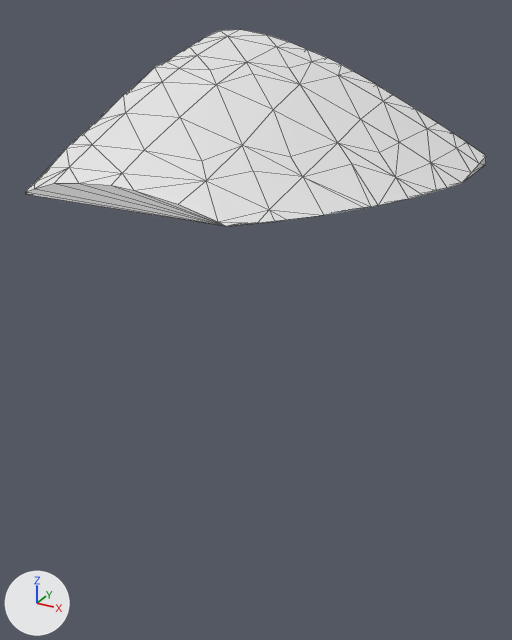
The glTF model assets/terrain/surface_pieces/surf_2_22.glb as it was, and as the next commit left it.
The view is the same before and after, from a camera (50 mm lens) standing at (-92.7, -11.81, -27.7) and looking at (-97.61, -2.88, -32.16). Lighting does not change. The marker at lower left points along +X, +Y and +Z. The first picture is the older version. Mesh edges are drawn as thin lines. Where no turn or scale is listed for an object, it has been applied to the vertices.

The first picture shows 'geometry_0'.
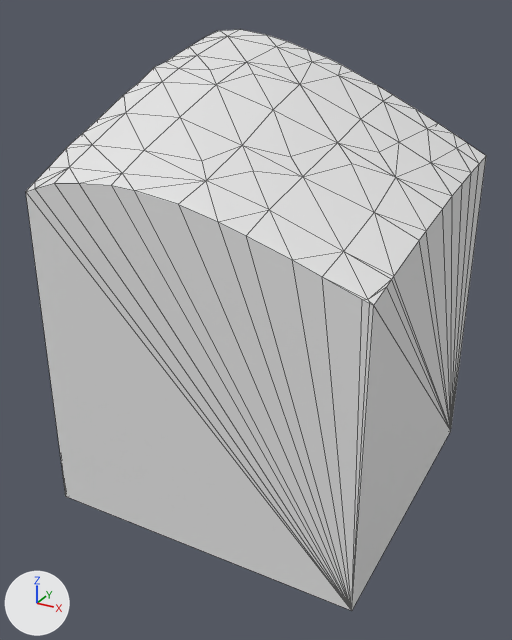
Location of each change, [x1, y1, x2, y2] in pixels of the pictures (512 x 640 px; the box of a moved part takes in the faces that stretch with it):
```json
{"object": "geometry_0", "change": "reshaped", "before": [26, 29, 486, 226], "after": [26, 29, 486, 611], "on screen": "194% taller"}
{"part": 1, "of": "me_geometry_0", "change": "moved or reshaped", "before": [26, 157, 486, 226], "after": [26, 157, 486, 611]}
```

The change, as JSON lines over the scene's bpy script:
```json
{"block": "me_geometry_0", "where": "# used by ob_geometry_0; location = (0.0, 0.0, 0.0)"}
{"op": "remove", "block": "me_geometry_0", "code": "me_geometry_0.from_pydata(...)  # 94 vertices, 184 faces; spans x -100.0..-95.0, y -5.0..0.0, z -30.0..-28.04"}
{"op": "add", "block": "me_geometry_0", "code": "me_geometry_0.from_pydata(...)  # 98 vertices, 192 faces; spans x -100.0..-95.0, y -5.0..0.0, z -35.0..-28.04"}
{"block": "me_geometry_0", "change": "me_geometry_0 part 1"}
{"block": "me_geometry_0", "change": "14 vertices are removed from x -100.0..-95.0, y -5.0..0.0, z -30.0"}
{"block": "me_geometry_0", "change": "74 faces are deleted"}
{"block": "me_geometry_0", "change": "3 vertices move from x -96.58..-95.19, y -4.73..-2.11, z -30.0 to x -96.58..-95.0, y -5.0..-2.0, z -30.15..-30.07"}
{"block": "me_geometry_0", "change": "18 vertices are added at x -100.0..-95.0, y -5.0..0.0, z -35.0..-30.01"}
{"block": "me_geometry_0", "change": "82 new faces join them"}
```
